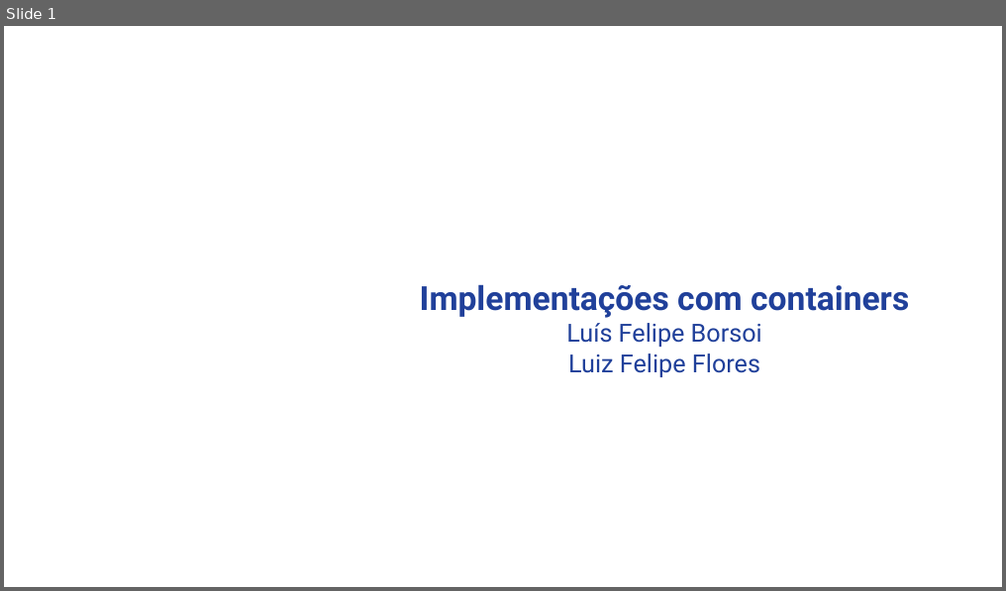
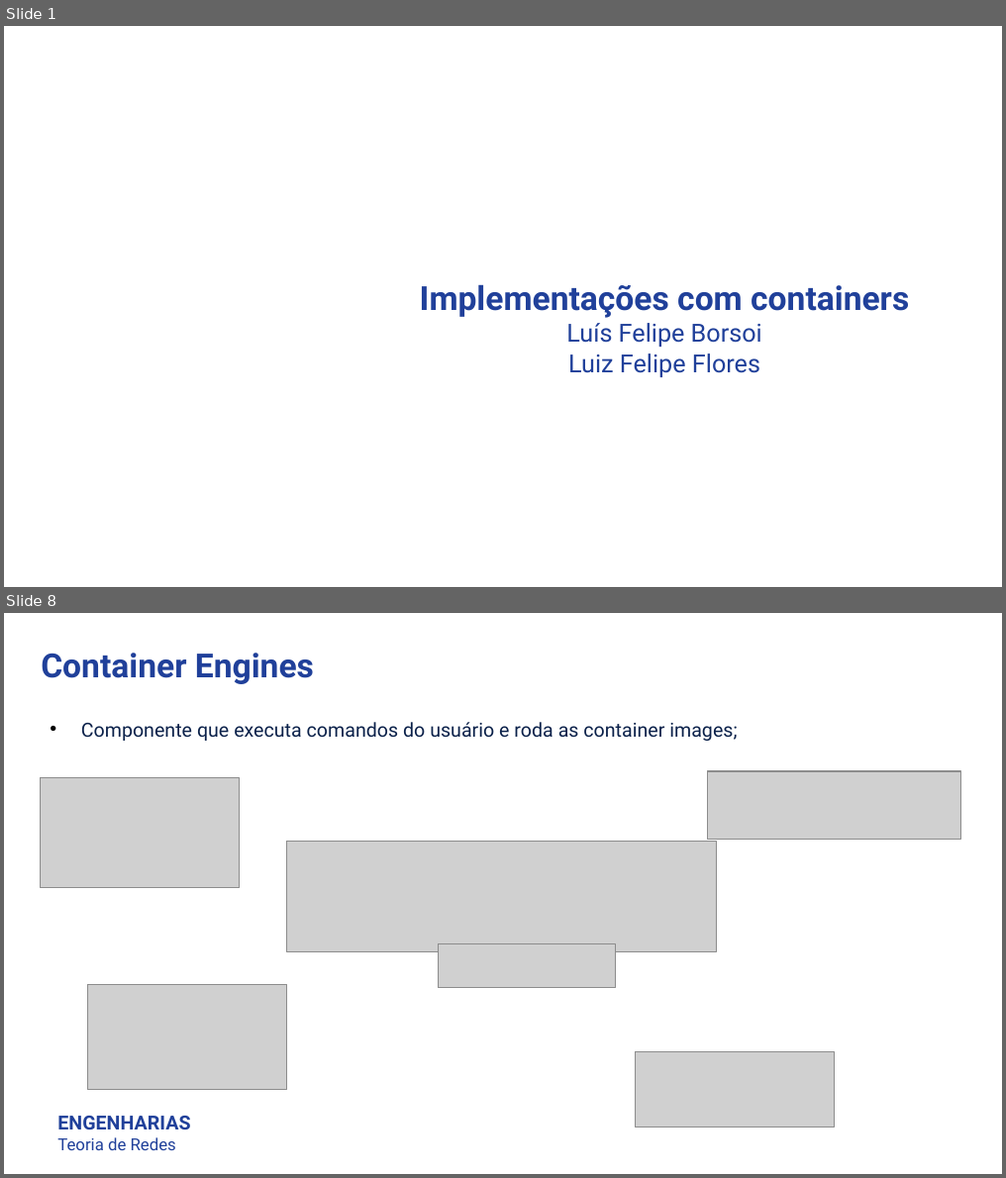
Before and after one commit to luisfelipe998/docker-demo, a slide deck: LuisFelipeBorsoi_LuizFelipeFlores_TGB.pptx. Shown one above the other, each under a label of ours: slide 1 before the commit, slides 1 and 8 after it; the slides between them are not shown. The pictures are 1006x591 and 1006x1178 pixels, drawn with LibreOffice and Linux fonts; fonts in the diff are those of the drawing; grey boxes stand for pictures; background and template pictures are left out. Boxes give left, top, right and bottom in pixels: in the first picture for what was removed or moved away, otherwise in the second. Text is boxed around its words. In the diff, an @@ line names an element or a change of style, - is before the commit and + after.

```diff
--- a/LuisFelipeBorsoi_LuizFelipeFlores_TGB.pptx
+++ b/LuisFelipeBorsoi_LuizFelipeFlores_TGB.pptx
@@ slide 8 added at [4, 613, 1002, 1174], background #FFFFFF @@
@@ text added at [41, 653, 314, 684], 24 pt, text #20409A, bold @@
+Container Engines
@@ text added at [81, 722, 737, 741], 14 pt, text #0B214A @@
+• Componente que executa comandos do usuário e roda as container images;
@@ picture added at [40, 777, 240, 888] @@
@@ picture added at [708, 771, 961, 840] @@
@@ picture added at [287, 842, 717, 953] @@
@@ picture added at [438, 945, 616, 988] @@
@@ picture added at [88, 984, 287, 1089] @@
@@ picture added at [635, 1053, 835, 1128] @@
@@ text added at [57, 1116, 190, 1151], 12 pt, text #20409A @@
+ENGENHARIAS
+Teoria de Redes
```
Also in this commit, not shown: 3 slides changed, 25 other slides added, 4 other files.
